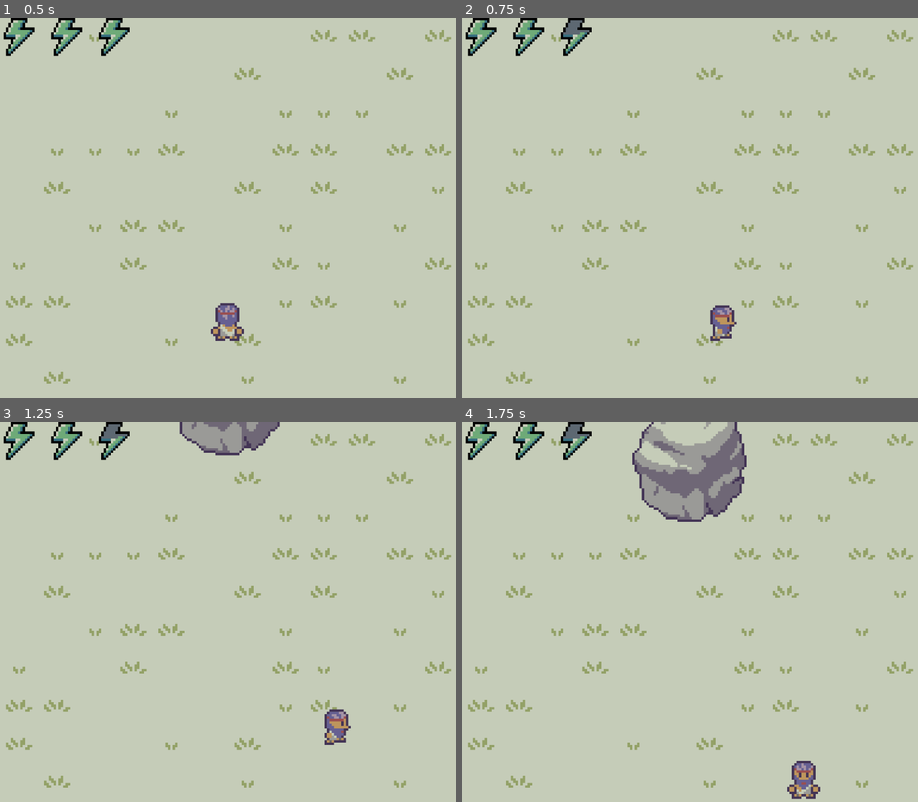
Above: before the commit, frames 1-4 (two rows, left to right).
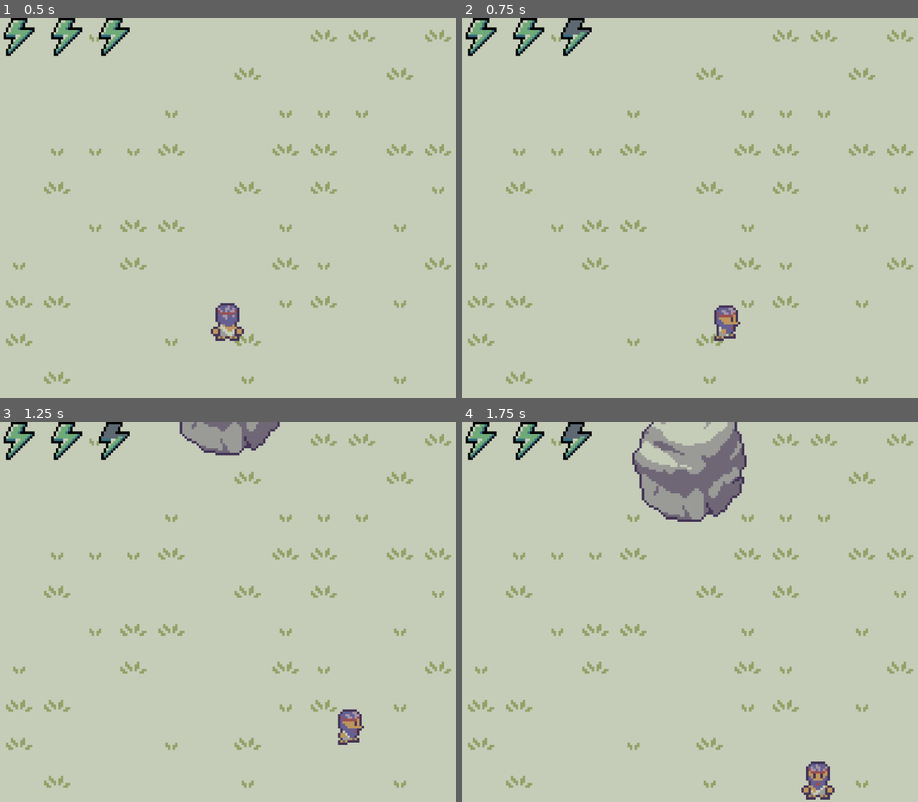
Above: after the commit, the same moments.

Repository: michasng/sisyphus
Game: Godot game, scene res://scenes/game.tscn
Same seed, same stepped clock (60 frames per second), same inputs: the game is played once before the commit and once after it.
Inputs:
- Up to frame 1 (0.5 s): no input
- Up to frame 2 (0.75 s): tap Enter at 0.5 s; hold D (right) from 0.53 s (still down); hold Shift (sprint) from 0.53 s (still down)
- Up to frame 3 (1.25 s): keep holding D (right); keep holding Shift (sprint)
- Up to frame 4 (1.75 s): release D (right) at 1.28 s; release Shift (sprint) at 1.28 s; hold S (down) from 1.28 s (still down); tap Shift (sprint) at 1.35 s

Frame 1 is identical in both runs. In frame 2, 0.4% of the frame differs, in the area x 54-62%, y 75-85%; in frame 3, 0.7%; in frame 4, 0.8%, in the area x 71-82%, y 89-100%.

Commit message:
Make the player a little bit faster

Diff:
--- a/scripts/player.gd
+++ b/scripts/player.gd
@@ -12,7 +12,7 @@
 @export var state := State.IDLE
 
 @export var walk_velocity_pixels_per_second := 3.0 * Game.TILE_SIZE_PIXELS
-@export var sprint_velocity_pixels_per_second := 4.0 * Game.TILE_SIZE_PIXELS
+@export var sprint_velocity_pixels_per_second := 4.5 * Game.TILE_SIZE_PIXELS
 @export var max_stamina := 3
 @export var stamina_recharge_per_second := 0.5
 @export var push_stamina_consumption_per_second := 0.5
